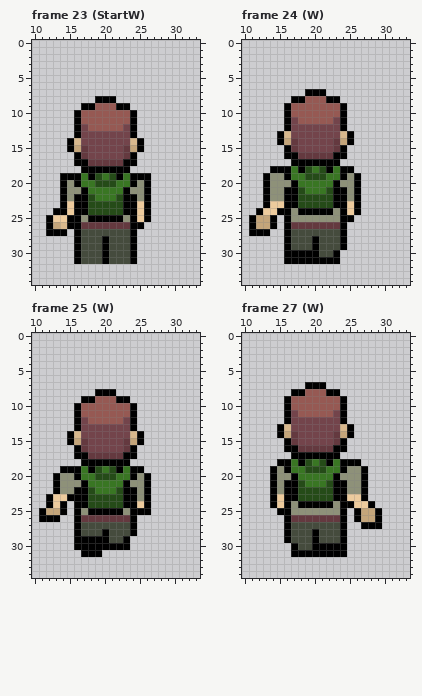
Two versions of one pixel-art file, Assets/Potentially Used/hiker.aseprite. Above is the file before it was changed.
48x48 pixels, 41 frames. Shown: frame 23 (StartW): x 10..33, y 0..34; frame 24 (W): x 10..33, y 0..34; frame 25 (W): x 10..33, y 0..34; frame 27 (W): x 10..33, y 0..34. The commit also changed other frames, which this record leaves out.
After the commit:
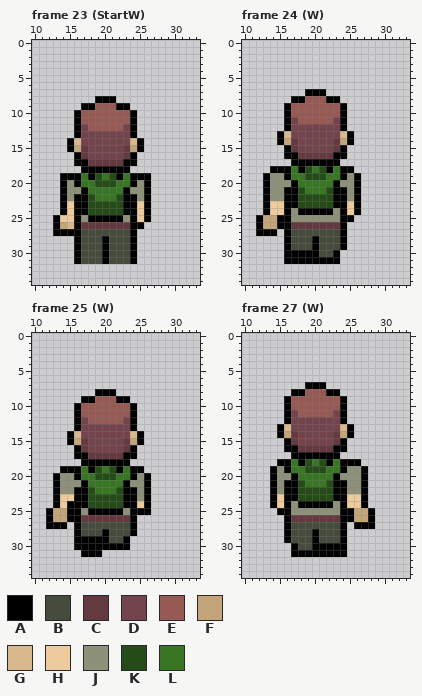
Palette (. is transparent): A #000000  B #454b3d  C #64393f  D #73444b  E #965953  F #c4a57a  G #d8b88d  H #edcb9d  J #8e9179  K #254b18  L #397623
Commit: sideways outline complete
From old to new:
{"where": "frame 23 (StartW)"}
{"frame":23,"y":24,"x":13,"old":"A","new":"."}
{"frame":23,"y":25,"x":12,"old":"AH","new":".A"}
{"frame":23,"y":25,"x":15,"old":"A","new":"H"}
{"frame":23,"y":26,"x":12,"old":"AFGA","new":".AFG"}
{"frame":23,"y":27,"x":12,"old":"A","new":"."}
{"frame":23,"y":27,"x":15,"old":".","new":"A"}
{"where": "frame 24 (W)"}
{"frame":24,"y":24,"x":12,"old":"AH","new":".A"}
{"frame":24,"y":24,"x":15,"old":"A","new":"H"}
{"frame":24,"y":25,"x":11,"old":"AF","new":".A"}
{"frame":24,"y":25,"x":14,"old":"A.","new":"FA"}
{"frame":24,"y":26,"x":11,"old":"AF","new":".A"}
{"frame":24,"y":26,"x":14,"old":"A.","new":"FA"}
{"frame":24,"y":27,"x":11,"old":"A","new":"."}
{"frame":24,"y":27,"x":14,"old":".","new":"A"}
{"where": "frame 25 (W)"}
{"frame":25,"y":23,"x":12,"old":"AH","new":".A"}
{"frame":25,"y":23,"x":15,"old":"A","new":"H"}
{"frame":25,"y":24,"x":12,"old":"AHA.","new":".AHA"}
{"frame":25,"y":25,"x":11,"old":"AF","new":".A"}
{"frame":25,"y":25,"x":14,"old":"A.","new":"FA"}
{"frame":25,"y":26,"x":11,"old":"A","new":"."}
{"frame":25,"y":26,"x":13,"old":"A..","new":"FFA"}
{"frame":25,"y":27,"x":12,"old":"...","new":"AAA"}
{"where": "frame 27 (W)"}
{"frame":27,"y":24,"x":25,"old":"A","new":"H"}
{"frame":27,"y":24,"x":27,"old":"HA","new":"A."}
{"frame":27,"y":25,"x":25,"old":".A","new":"AF"}
{"frame":27,"y":25,"x":28,"old":"FA","new":"A."}
{"frame":27,"y":26,"x":25,"old":".A","new":"AF"}
{"frame":27,"y":26,"x":28,"old":"FA","new":"A."}
{"frame":27,"y":27,"x":26,"old":".","new":"A"}
{"frame":27,"y":27,"x":29,"old":"A","new":"."}
{"label":"changed","picture_box":[46,208,74,236]}
{"label":"changed","picture_box":[249,208,284,236]}
{"label":"changed","picture_box":[39,494,74,529]}
{"label":"changed","picture_box":[347,501,382,529]}
